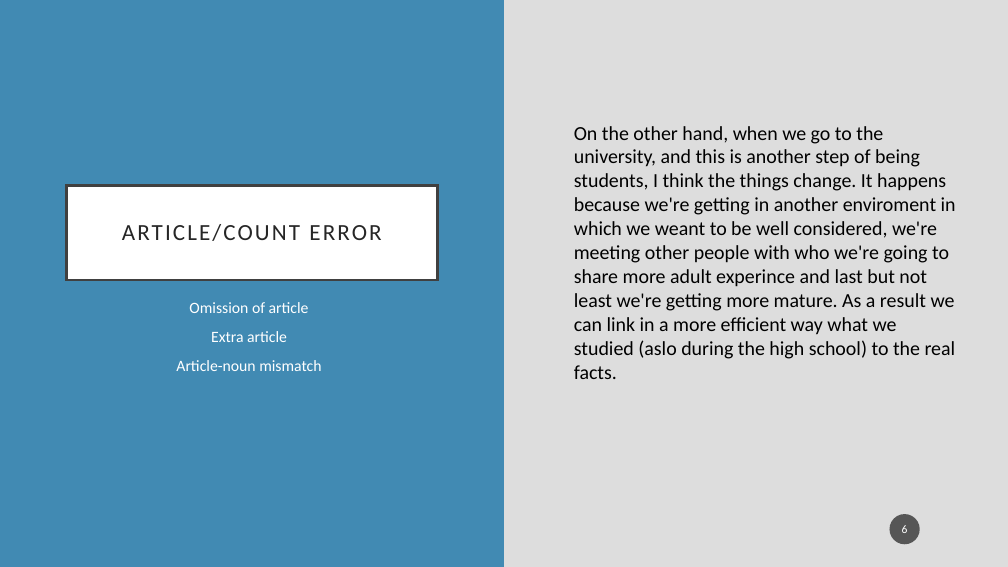
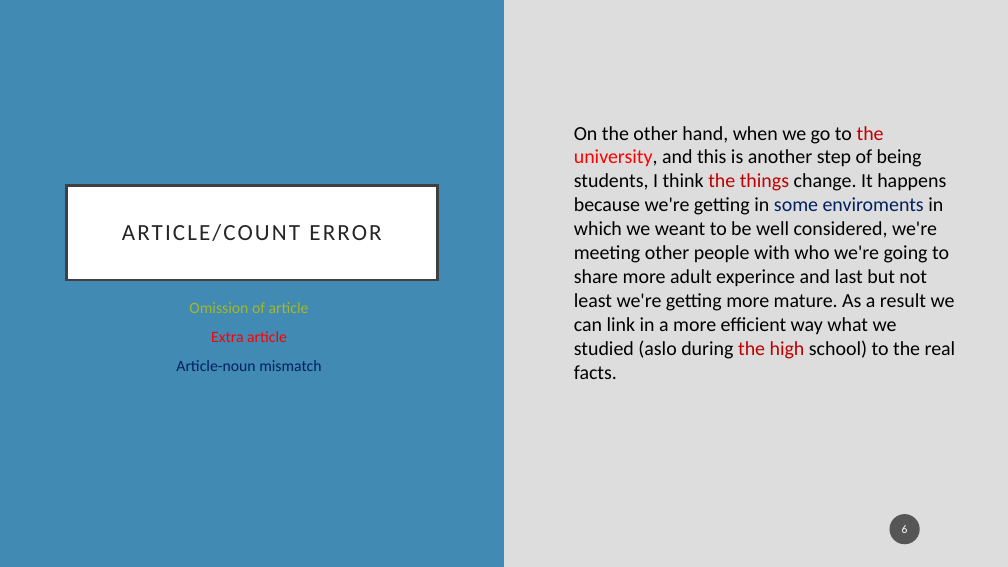
Before and after one commit to brandeis-cosi140b-s16/JRY, a slide deck: slide 6 of presentations/DraftAnnotationSchema.pptx. Drawn at 1008x567 pixels with LibreOffice and Linux fonts; fonts in the diff are those of the drawing. Boxes give left, top, right and bottom in pixels: in the first picture for what was removed or moved away, otherwise in the second. Text is boxed around its words. In the diff, an @@ line names an element or a change of style, - is before the commit and + after.

```diff
--- a/presentations/DraftAnnotationSchema.pptx
+++ b/presentations/DraftAnnotationSchema.pptx
@@ text at [574, 126, 956, 379]: text changed @@
-On the other hand, when we go to the university, and this is another step of being students, I think the things change. It happens because we're getting in another enviroment in which we weant to be well considered, we're meeting other people with who we're going to share more adult experince and last but not least we're getting more mature. As a result we can link in a more efficient way what we studied (aslo during the high school) to the real facts.
+On the other hand, when we go to the university, and this is another step of being students, I think the things change. It happens because we're getting in some enviroments in which we weant to be well considered, we're meeting other people with who we're going to share more adult experince and last but not least we're getting more mature. As a result we can link in a more efficient way what we studied (aslo during the high school) to the real facts.
@@ text "Omission of article" at [176, 302, 321, 371]: text colour #FFFFFF to #A6B727 in "Omission of article"; text colour #FFFFFF to #FF0000 in "Extra article"; text colour #FFFFFF to #002060 in "Article-noun mismatch" @@
```
Also in this commit, not shown: 4 other slides changed, 1 other file.
